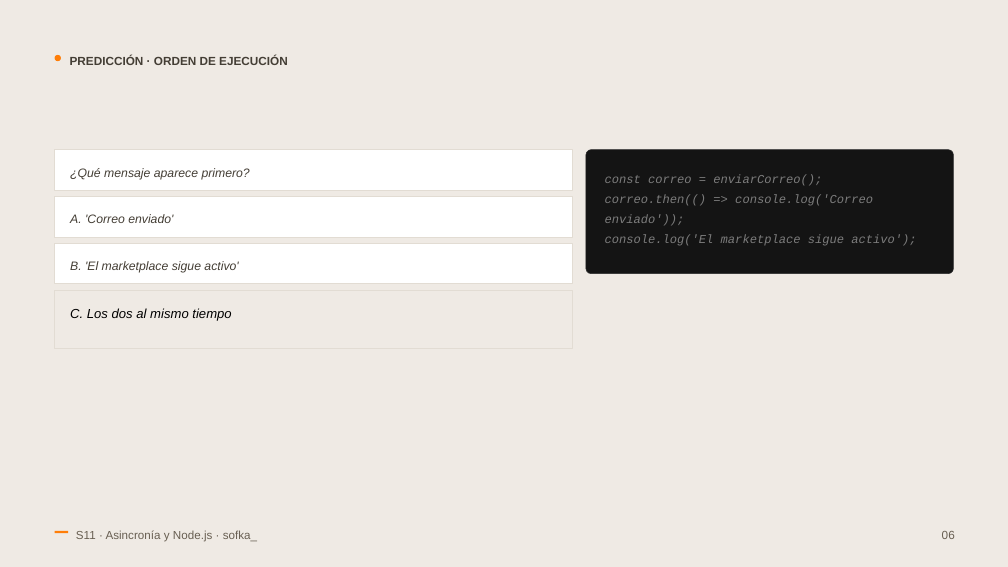
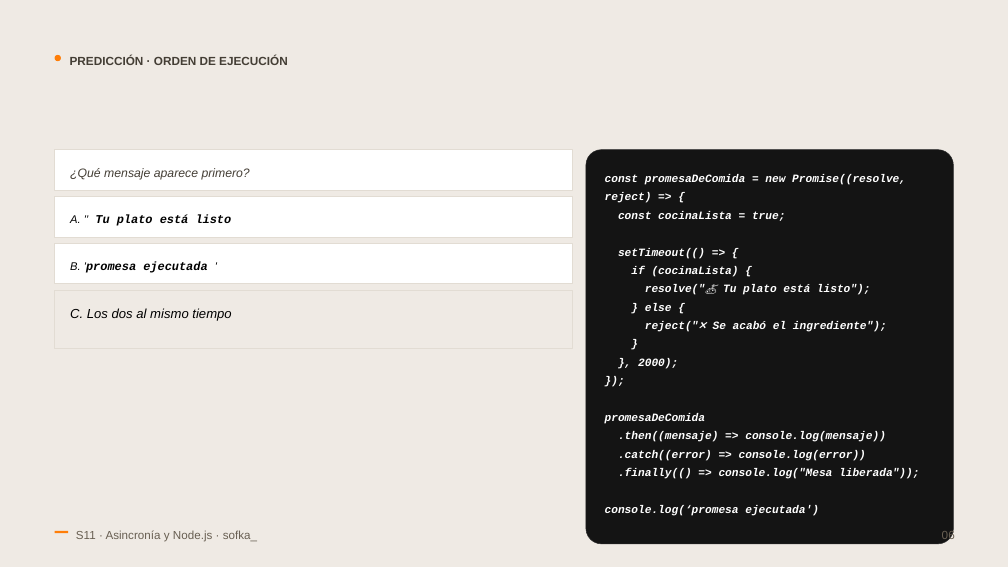
Before and after one commit to wowbraq-rgb/DemoJs, a slide deck: slide 6 of Semana 11 JS - Asincronia y NodeJS.pptx. Drawn at 1008x567 pixels with LibreOffice and Linux fonts; fonts in the diff are those of the drawing. Boxes give left, top, right and bottom in pixels: in the first picture for what was removed or moved away, otherwise in the second. Text is boxed around its words. In the diff, an @@ line names an element or a change of style, - is before the commit and + after.

```diff
--- a/Semana 11 JS - Asincronia y NodeJS.pptx
+++ b/Semana 11 JS - Asincronia y NodeJS.pptx
@@ rounded rectangle: place and size @@
-rounded rectangle at box(586, 150, 953, 274)
+rounded rectangle at box(586, 150, 953, 544)
@@ text at box(605, 174, 919, 516): text changed; size 17.2 to 16 pt; text colour #7C7C7C to #FFFFFF; bold on @@
-const correo = enviarCorreo();
-correo.then(() => console.log('Correo enviado'));
-console.log('El marketplace sigue activo');
+const promesaDeComida = new Promise((resolve, reject) => {
+const cocinaLista = true;
+setTimeout(() => {
+if (cocinaLista) {
+resolve("🍝 Tu plato está listo");
+} else {
+reject("❌ Se acabó el ingrediente");
+}
+}, 2000);
+});
+promesaDeComida
+.then((mensaje) => console.log(mensaje))
+.catch((error) => console.log(error))
+.finally(() => console.log("Mesa liberada"));
+console.log(‘promesa ejecutada')
@@ text at box(70, 215, 232, 226): text changed; size 17.4 to 17.1 pt; font Arial to Courier New; text colour #443E35 to #000000; bold on @@
-A. 'Correo enviado'
+A. '' Tu plato está listo
@@ text at box(70, 261, 207, 273): text changed; size 17.4 to 17.1 pt; font Arial to Courier New; text colour #443E35 to #000000; bold on @@
-B. 'El marketplace sigue activo'
+B. 'promesa ejecutada '
```
Also in this commit, not shown: 6 other slides changed, 2 other files.
